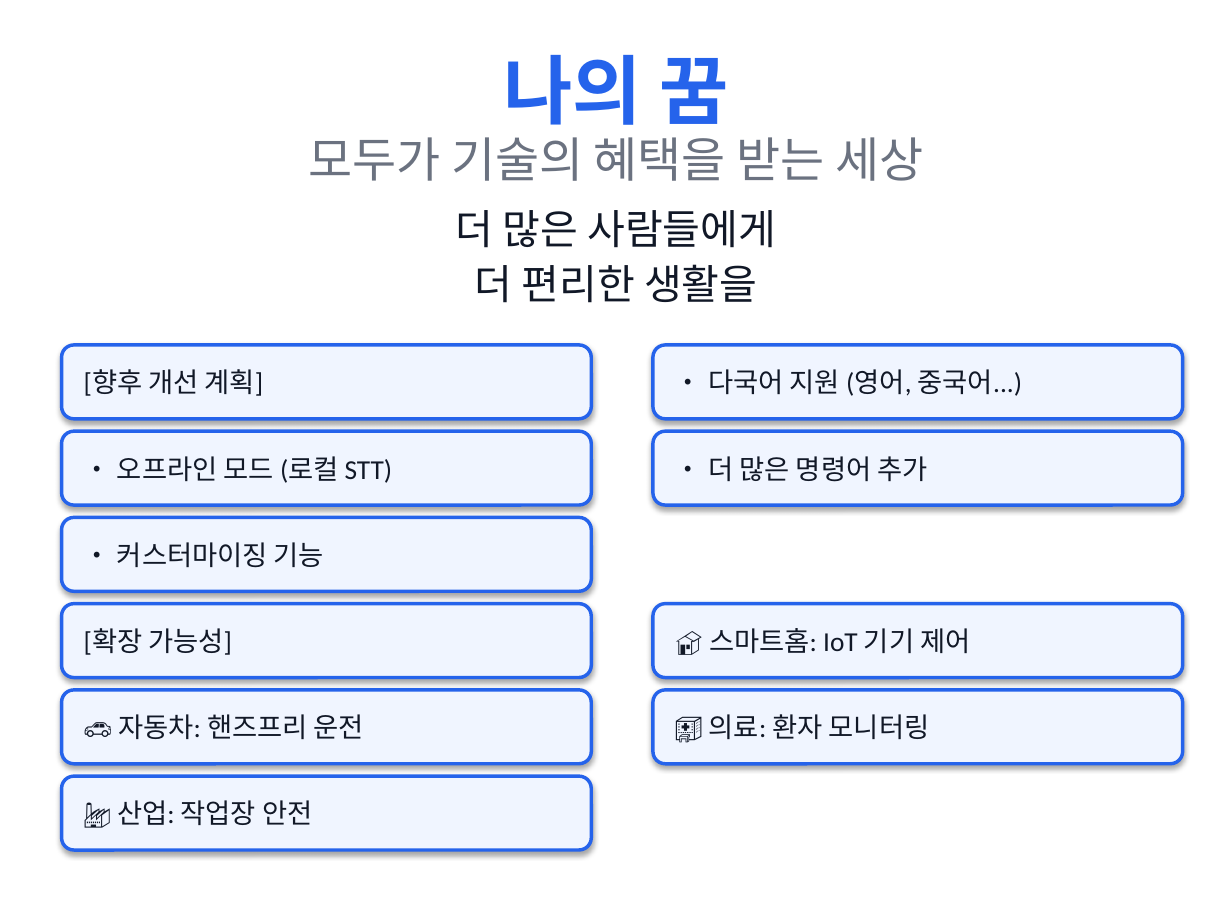
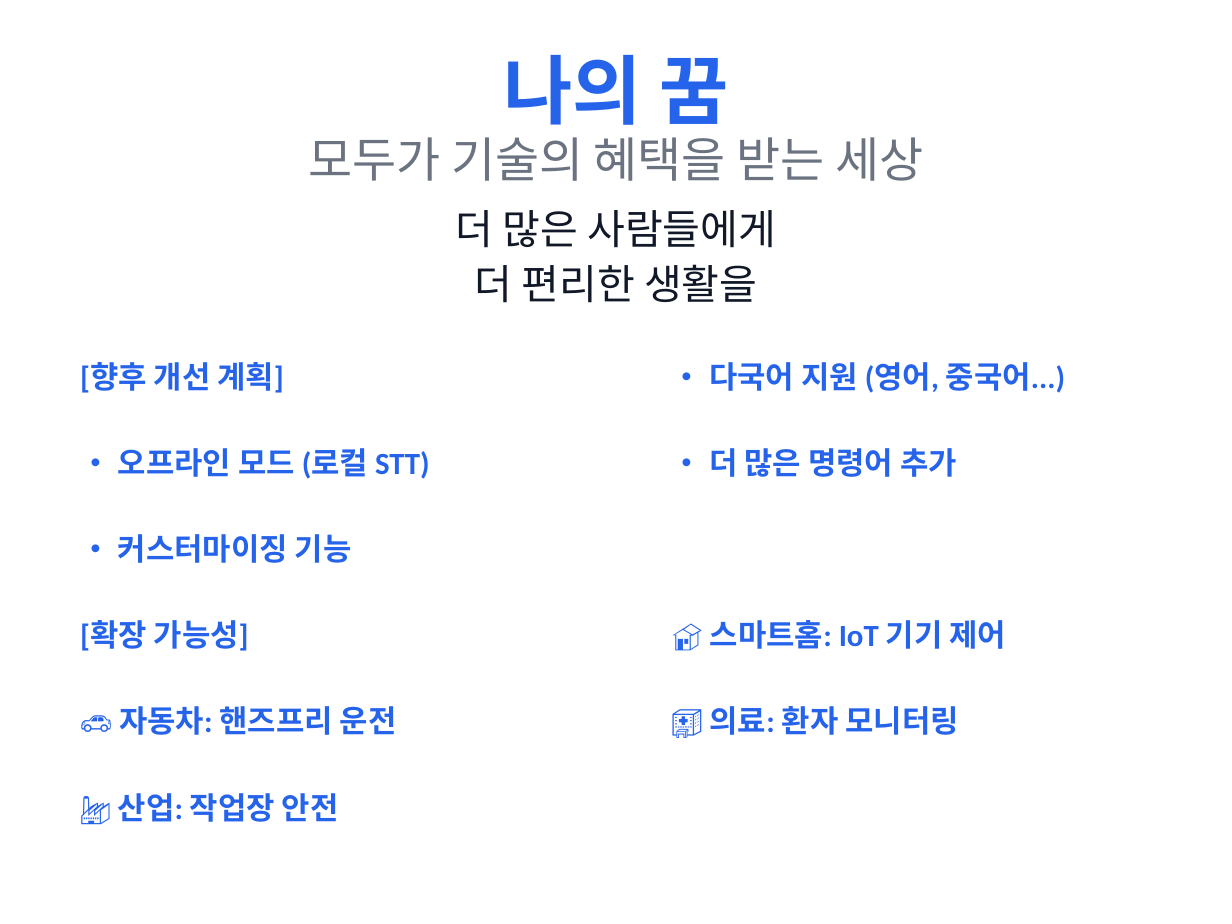
Before and after one commit to twoLoop-40/SoundToAct, a slide deck: slide 9 of presentations/output/SoundToAct_TextBased_Presentation.pptx. Drawn at 1232x924 pixels with LibreOffice and Linux fonts; fonts in the diff are those of the drawing. Boxes give left, top, right and bottom in pixels: in the first picture for what was removed or moved away, otherwise in the second. Text is boxed around its words. In the diff, an @@ line names an element or a change of style, - is before the commit and + after.

```diff
--- a/presentations/output/SoundToAct_TextBased_Presentation.pptx
+++ b/presentations/output/SoundToAct_TextBased_Presentation.pptx
@@ 10 texts: place and size @@
-10 texts at <box>62,345,1183,850</box>
+10 texts at <box>80,362,1065,822</box>
@@ size 16 to 18 pt, text colour #111827 to #2563EB, bold on; vertical alignment middle to top; fill #F0F5FF to none; outline #2563EB 2 pt to none; shadow off in 10 elements at <box>80,362,284,393</box>, <box>709,362,1065,393</box>, <box>118,448,430,479</box>, <box>709,448,957,477</box>, <box>118,534,352,563</box>, <box>80,620,249,651</box>, <box>710,620,1006,649</box>, <box>119,706,397,735</box>, <box>710,706,958,735</box>, <box>118,793,339,822</box> @@
```
Also in this commit, not shown: 9 other slides changed, 7 other files.
